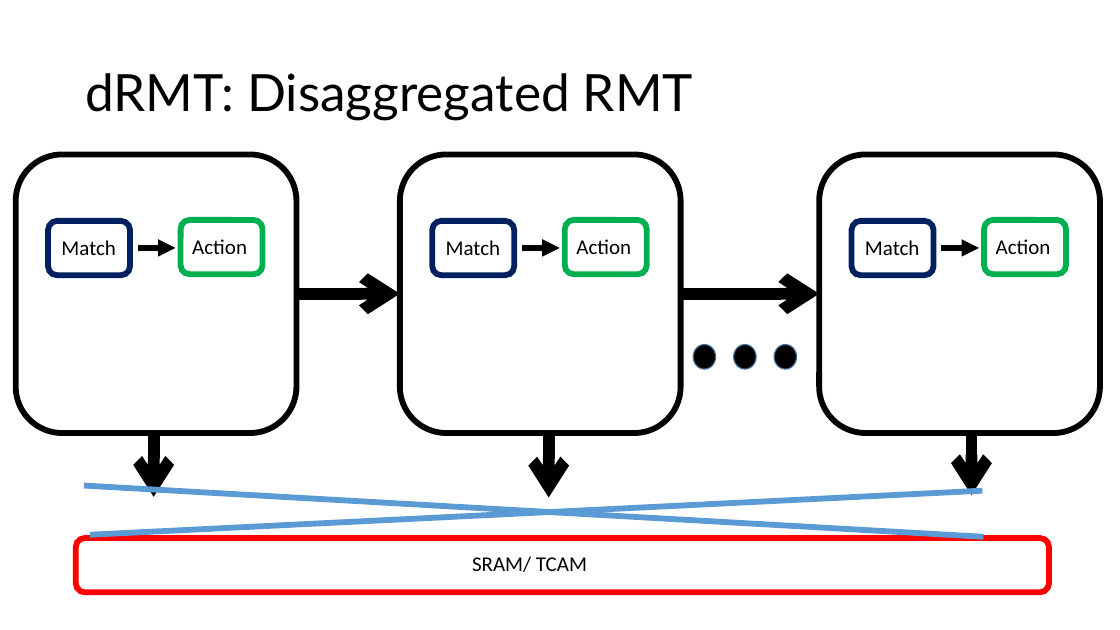
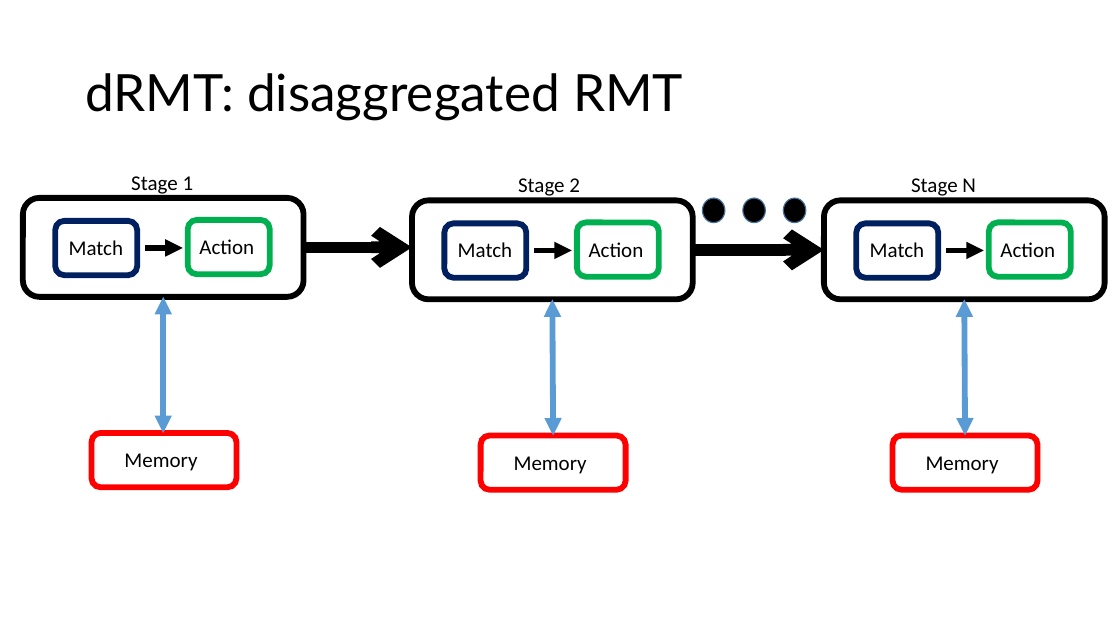
Before and after one commit to anirudhSK/drmt_talk, a slide deck: slide 4 of drmt.pptx. Drawn at 1120x630 pixels with LibreOffice and Linux fonts; fonts in the diff are those of the drawing. Boxes give left, top, right and bottom in pixels: in the first picture for what was removed or moved away, otherwise in the second. Text is boxed around its words. In the diff, an @@ line names an element or a change of style, - is before the commit and + after.

```diff
--- a/drmt.pptx
+++ b/drmt.pptx
@@ title at (85, 73, 683, 120): text changed @@
-dRMT: Disaggregated RMT
+dRMT: disaggregated RMT
@@ text added at (131, 176, 194, 196), 18 pt, text #000000 @@
+Stage 1
@@ text added at (518, 178, 580, 199), 18 pt, text #000000 @@
+Stage 2
@@ text added at (911, 178, 976, 198), 18 pt, text #000000 @@
+Stage N
@@ rounded rectangle: place and size @@
-rounded rectangle at (16, 155, 297, 434)
+rounded rectangle at (23, 198, 303, 297)
@@ rounded rectangle: place and size @@
-rounded rectangle at (400, 155, 681, 434)
+rounded rectangle at (412, 201, 692, 300)
@@ 3 ellipses: place and size @@
-3 ellipses at (693, 344, 797, 369)
+3 ellipses at (702, 198, 807, 223)
@@ rounded rectangle: place and size @@
-rounded rectangle at (819, 155, 1100, 434)
+rounded rectangle at (824, 201, 1105, 300)
@@ text "Match": place and size @@
-text "Match" at (446, 240, 500, 255)
+text "Match" at (458, 242, 512, 257)
@@ rounded rectangle: place and size @@
-rounded rectangle at (565, 220, 647, 275)
+rounded rectangle at (577, 223, 660, 277)
@@ text "Action": place and size @@
-text "Action" at (576, 239, 631, 254)
+text "Action" at (589, 242, 644, 257)
@@ 2 texts, 1 rounded rectangle: place and size @@
-2 texts, 1 rounded rectangle at (865, 220, 1067, 275)
+2 texts, 1 rounded rectangle at (870, 223, 1071, 277)
@@ arrow moved from (297, 294) - (400, 294) to (303, 248) - (412, 248) @@
@@ 1 text, 1 rounded rectangle, 1 arrow: place and size @@
-1 text, 1 rounded rectangle, 1 arrow at (192, 221, 560, 276)
+1 text, 1 rounded rectangle, 1 arrow at (199, 223, 572, 278)
@@ arrow moved from (681, 294) - (819, 294) to (693, 250) - (824, 250) @@
@@ 3 rounded rectangles, 2 arrows, 1 text: place and size @@
-3 rounded rectangles, 2 arrows, 1 text at (48, 220, 979, 276)
+3 rounded rectangles, 2 arrows, 1 text at (55, 220, 984, 278)
@@ double arrow added from (163, 297) to (163, 433), #5B9BD5 5 pt @@
@@ double arrow added from (553, 299) to (554, 435), #5B9BD5 5 pt @@
@@ double arrow added from (965, 299) to (965, 435), #5B9BD5 5 pt @@
@@ rounded rectangle added at (92, 433, 237, 487), outline #FF0000 5 pt @@
@@ arrow removed from (154, 435) to (154, 497) @@
@@ rounded rectangle added at (481, 435, 626, 490), outline #FF0000 5 pt @@
@@ arrow removed from (549, 435) to (549, 497) @@
@@ rounded rectangle added at (893, 435, 1038, 490), outline #FF0000 5 pt @@
@@ arrow removed from (972, 434) to (972, 495) @@
@@ text added at (124, 453, 197, 471), 18 pt, text #000000 @@
+Memory
@@ text added at (514, 456, 587, 474), 18 pt, text #000000 @@
+Memory
@@ text added at (926, 456, 999, 474), 18 pt, text #000000 @@
+Memory
@@ line removed from (84, 486) to (984, 537) @@
@@ line removed from (90, 535) to (983, 491) @@
@@ rounded rectangle removed at (76, 539, 1049, 593) @@
@@ text removed at (472, 556, 587, 572) @@
-SRAM/ TCAM
```
Also in this commit, not shown: 3 other slides changed, 2 slides added, 1 slide removed.
